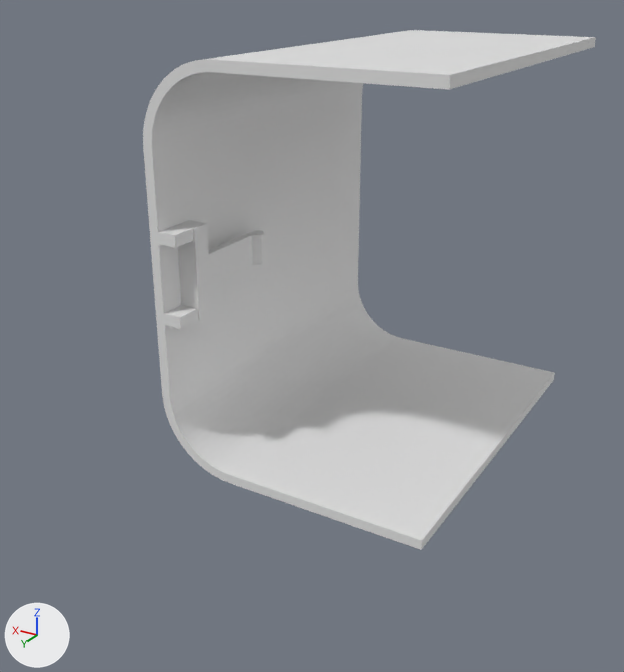
A saved change to the OBJ model sim/model/meshes_kitoru_v20/vis_L_shank_c00adf0.obj.
The view is the same before and after, from a 50 mm camera at (-56.3, 154.9, 41.2) aimed at (4.9, 52.8, -9.8). The axes (+X, +Y, +Z) are drawn at lower left. The lights are the same throughout. The first picture is the older version. Where no turn or scale is listed for an object, it has been applied to the vertices.

Names of what the first picture shows: 'vis_L_shank_c00adf0'.
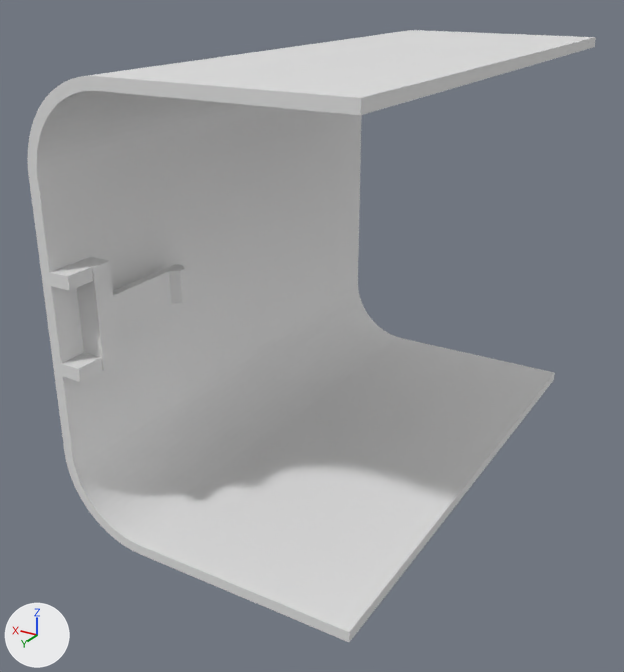
What differs and where, as boxes (x1, y1, x2, y2) in the pictures (624 x 672 px; the box of a moved part takes in the faces that stretch with it):
'vis_L_shank_c00adf0', reshaped (26% wider, 18% taller): before (143, 30, 596, 550); after (27, 30, 596, 642)
part 1 of me_vis_l_shank_c00adf0, moved or reshaped: before (209, 230, 266, 285); after (113, 264, 187, 330)
part 2 of me_vis_l_shank_c00adf0, moved or reshaped: before (158, 220, 212, 329); after (50, 257, 120, 382)
part 3 of me_vis_l_shank_c00adf0, moved or reshaped: before (162, 96, 402, 483); after (65, 114, 402, 554)
part 4 of me_vis_l_shank_c00adf0, moved or reshaped: before (143, 30, 414, 395); after (27, 30, 414, 455)
part 5 of me_vis_l_shank_c00adf0, moved or reshaped: before (229, 338, 555, 550); after (139, 338, 555, 642)
part 6 of me_vis_l_shank_c00adf0, moved or reshaped: before (211, 30, 596, 90); after (95, 30, 596, 115)

The change, as a diff of the scene's bpy script:
```diff
--- a/sim/model/meshes_kitoru_v20/vis_L_shank_c00adf0.obj.py
+++ b/sim/model/meshes_kitoru_v20/vis_L_shank_c00adf0.obj.py
@@ me_vis_l_shank_c00adf0 @@
 # used by ob_vis_l_shank_c00adf0; location = (0.0, 0.0, 0.0)
-me_vis_l_shank_c00adf0.from_pydata(...)  # 180 vertices, 352 faces; spans x -20.0..23.5, y 6.0..66.0, z -30.5..30.5
+me_vis_l_shank_c00adf0.from_pydata(...)  # 180 vertices, 352 faces; spans x -20.0..23.5, y 6.0..86.0, z -30.5..30.5
+# me_vis_l_shank_c00adf0 part 1: the loose piece of 14 vertices spanning x 17.6..20.0, y 45.0..59.0, z -2.4..2.4 is moved by (0.0, 20.0, 0.0)
+# me_vis_l_shank_c00adf0 part 2: the loose piece of 22 vertices spanning x 18.8..22.0, y 59.0..66.0, z -7.0..7.0 is moved by (0.0, 20.0, 0.0)
+# me_vis_l_shank_c00adf0 part 3: all 34 vertices in x 11.5..23.5, y 66.0, z -30.5..-18.5 are moved by (0.0, 20.0, 0.0)
+# me_vis_l_shank_c00adf0 part 4: all 34 vertices in x 11.5..23.5, y 66.0, z 18.5..30.5 are moved by (0.0, 20.0, 0.0)
+# me_vis_l_shank_c00adf0 part 5: all 2 vertices in x -20.0, y 66.0, z -30.5..-29.0 are moved by (0.0, 20.0, 0.0)
+# me_vis_l_shank_c00adf0 part 6: all 2 vertices in x -20.0, y 66.0, z 29.0..30.5 are moved by (0.0, 20.0, 0.0)
```
